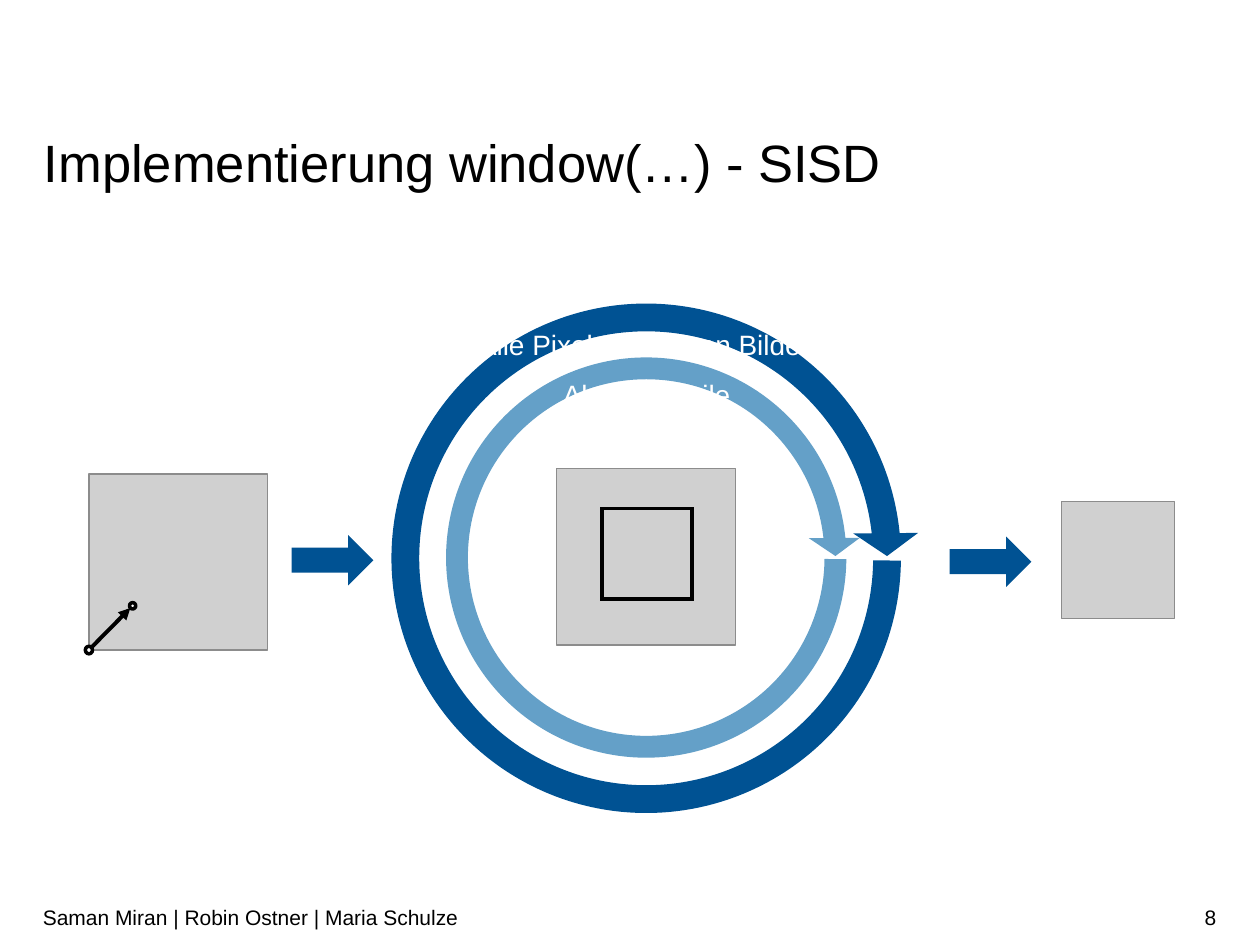
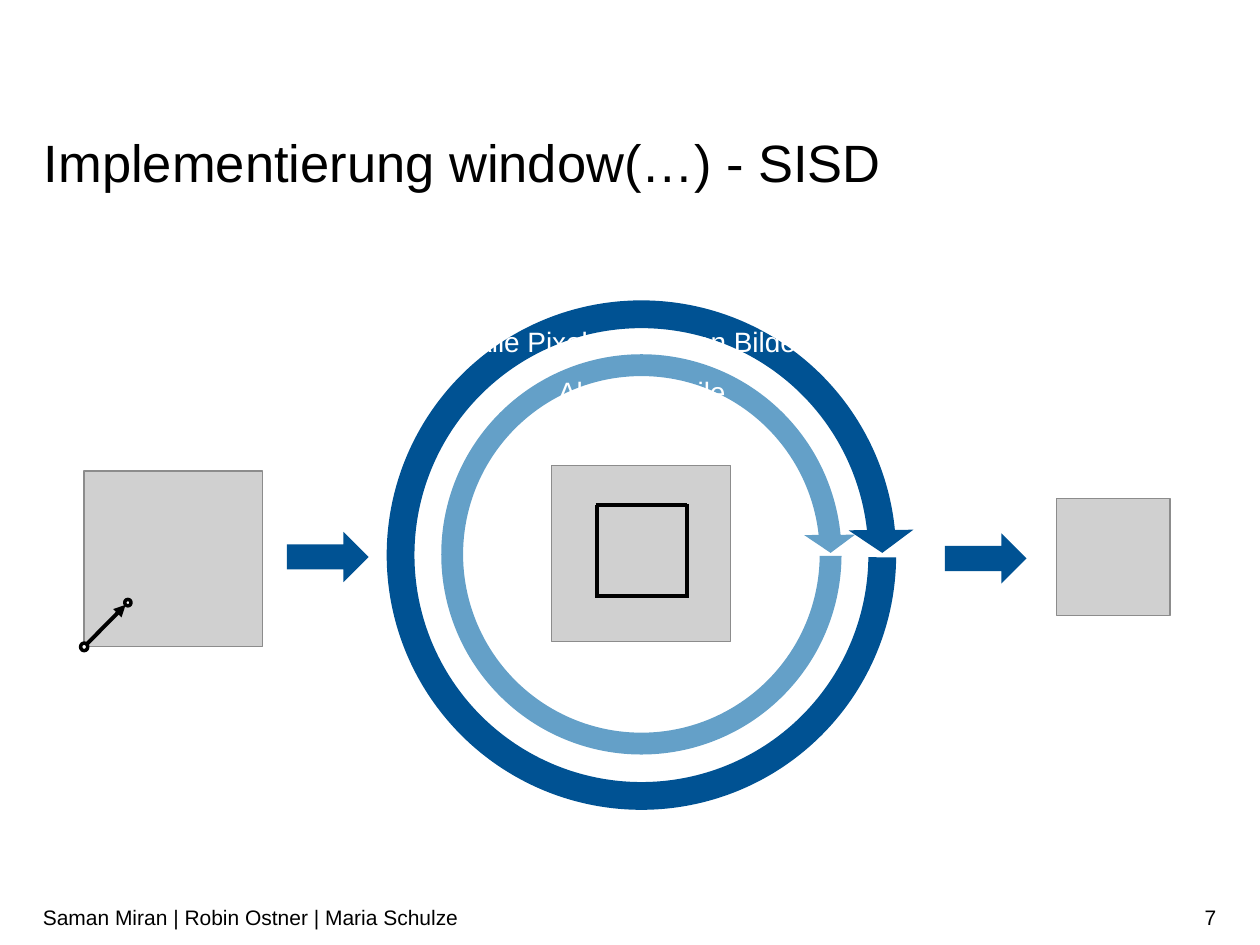
Before and after one commit to RobinOstner/bestASP, a slide deck: slide 7 of Praktikum ASP – Team 15.pptx (slide 8 before the commit). Drawn at 1260x945 pixels with LibreOffice and Linux fonts; fonts in the diff are those of the drawing; grey boxes stand for pictures; background and template pictures are left out. Boxes give left, top, right and bottom in pixels: in the first picture for what was removed or moved away, otherwise in the second. Text is boxed around its words. In the diff, an @@ line names an element or a change of style, - is before the commit and + after.

```diff
--- a/Praktikum ASP – Team 15.pptx
+++ b/Praktikum ASP – Team 15.pptx
@@ 4 lines, 2 pictures, 2 texts, 2 circular arrows, 2 right arrows, 1 ellipse, 1 arrow: place and size @@
-4 lines, 2 pictures, 2 texts, 2 circular arrows, 2 right arrows, 1 ellipse, 1 arrow at <box>86,285,1032,832</box>
+4 lines, 2 pictures, 2 texts, 2 circular arrows, 2 right arrows, 1 ellipse, 1 arrow at <box>81,282,1027,829</box>
@@ picture: place and size @@
-picture at <box>1061,501,1174,619</box>
+picture at <box>1057,499,1171,616</box>
@@ ellipse: place and size @@
-ellipse at <box>130,602,136,609</box>
+ellipse at <box>125,600,131,606</box>
@@ page number at <box>1205,910,1217,925</box>: text changed @@
-8
+7
```
Also in this commit, not shown: 3 other slides changed, 1 slide removed.
